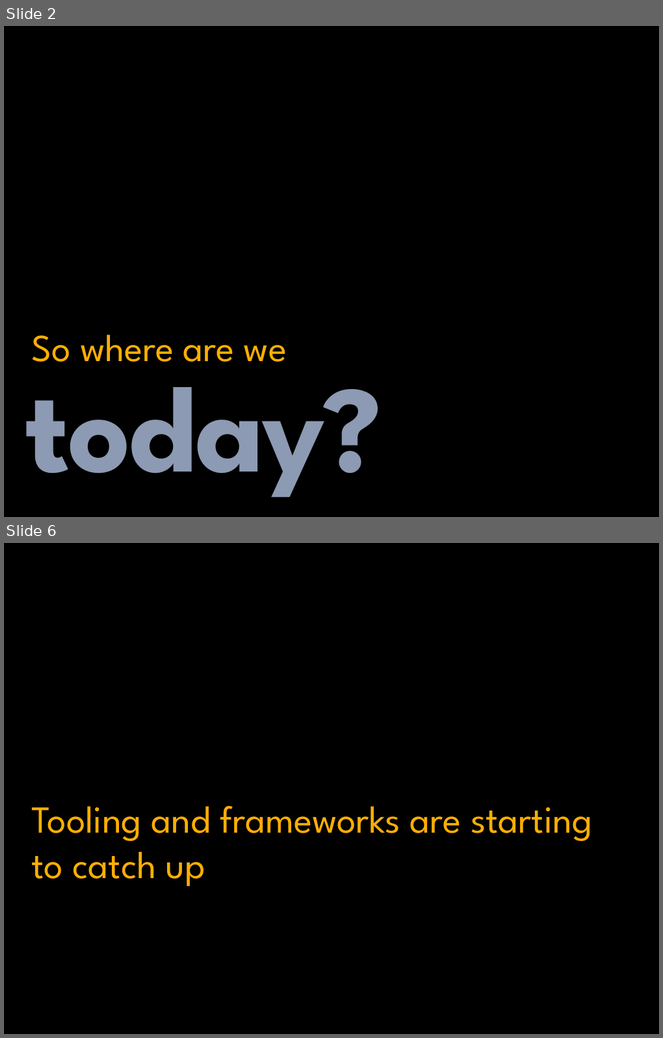
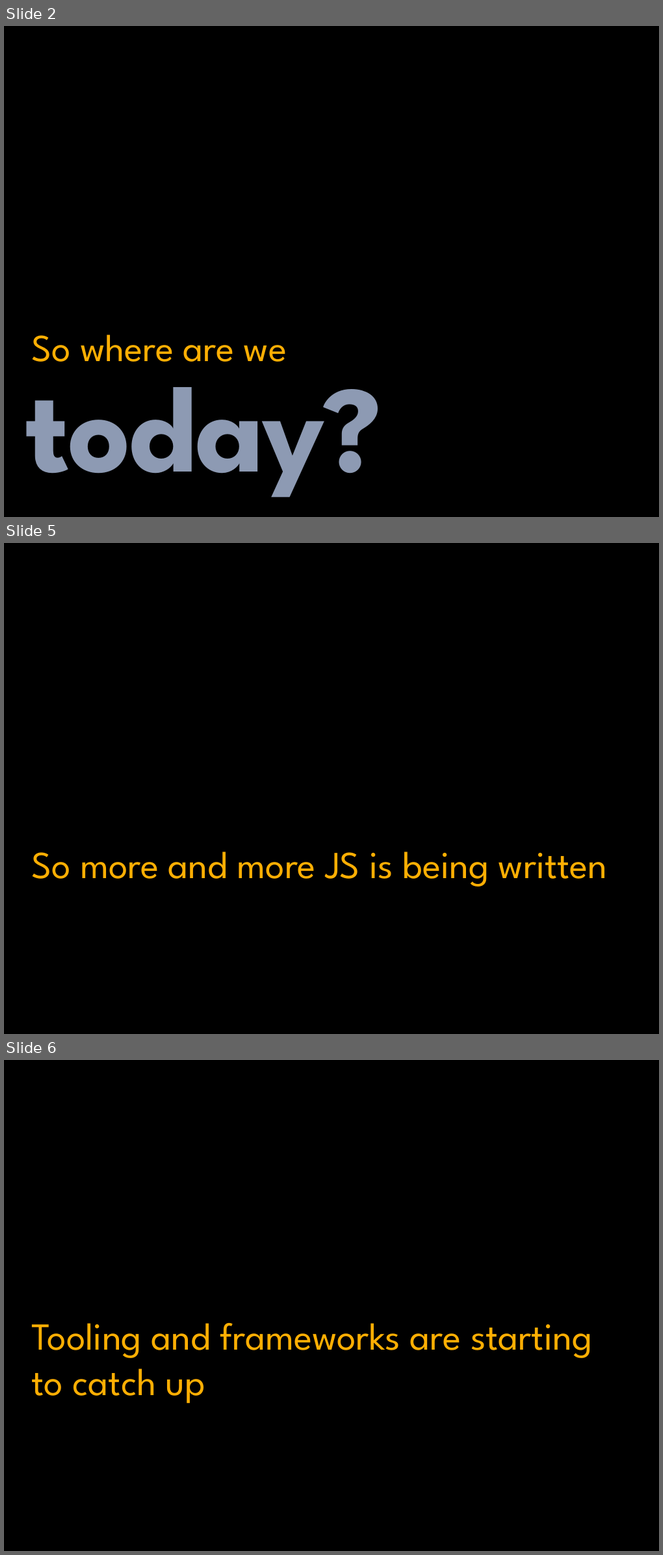
Before and after one commit to grassdog/jasmine-talk, a slide deck: jasmine.pptx. Shown one above the other, each under a label of ours: slides 2 and 6 before the commit, slides 2, 5 and 6 after it; the slides between them are not shown. The pictures are 663x1038 and 663x1555 pixels, drawn with LibreOffice and Linux fonts; fonts in the diff are those of the drawing; background and template pictures are left out. Boxes give left, top, right and bottom in pixels: in the first picture for what was removed or moved away, otherwise in the second. Text is boxed around its words. In the diff, an @@ line names an element or a change of style, - is before the commit and + after.

```diff
--- a/jasmine.pptx
+++ b/jasmine.pptx
@@ slide 5 added at <box>4,543,659,1034</box>, background picture (left out) @@
@@ text added at <box>31,852,608,887</box>, 42 pt, text #FFAF03 @@
+So more and more JS is being written
```
Also in this commit, not shown: 5 slides changed, 1 slide removed.
